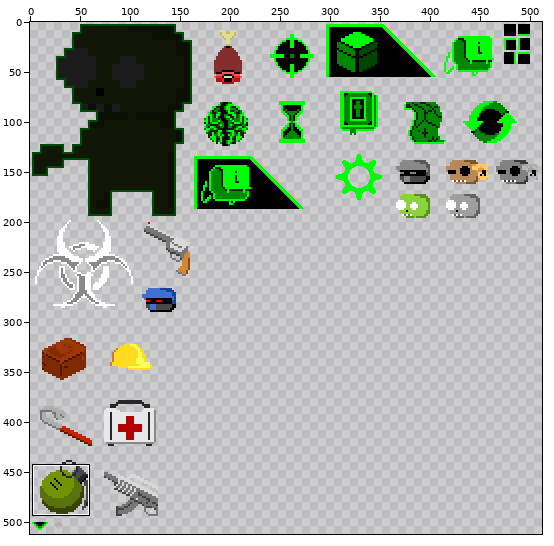
Edited in one commit: sprite sheet (content/interface_01.png). The picture above shows the old version from afar; the outline marks the close-up.
Close-up. Before the commit:
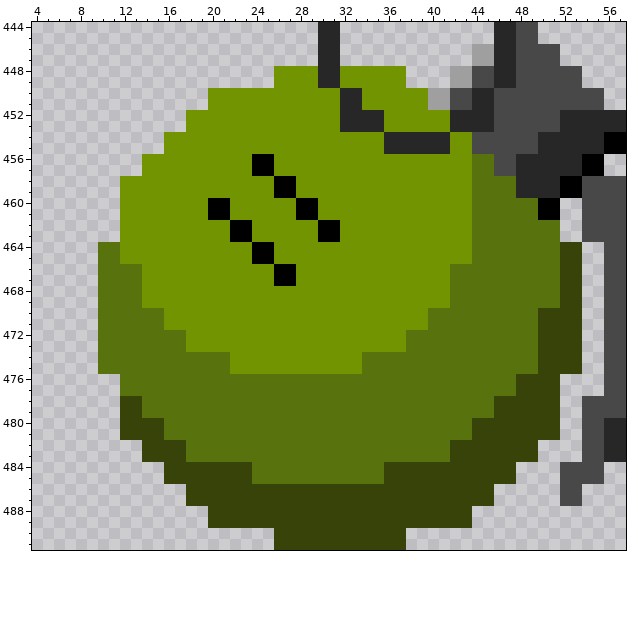
The file is 512x512 pixels. Colours within 5 levels of each other are drawn and written as one. Shown: x 4..57, y 444..491.
Once edited:
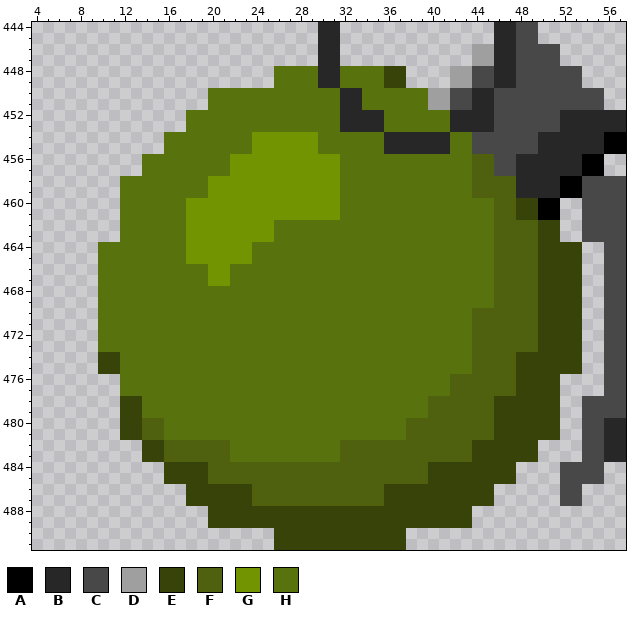
Palette (. is transparent): A #000000  B #272727  C #484848  D #9f9f9f  E #374308  F #4f600e  G #719400  H #58730d
From old to new:
y 448..449: x 26..29 GGGG -> HHHH; x 32..37 GGGGGG -> HHHHEE
y 450..451: x 20..31 GGGGGGGGGGGG -> HHHHHHHHHHHH; x 34..39 GGGGGG -> HHHHHH
y 452..453: x 18..31 GGGGGGGGGGGGGG -> HHHHHHHHHHHHHH; x 36..41 GGGGGG -> HHHHHH
y 454..455: x 16..23 GGGGGGGG -> HHHHHHHH; x 30..35 GGGGGG -> HHHHHH; x 42..43 GG -> HH
y 456..457: x 14..21 GGGGGGGG -> HHHHHHHH; x 24..25 AA -> GG; x 32..45 GGGGGGGGGGGGHH -> HHHHHHHHHHHHFF
y 458..459: x 12..19 GGGGGGGG -> HHHHHHHH; x 26..27 AA -> GG; x 32..47 GGGGGGGGGGGGHHHH -> HHHHHHHHHHHHFFFF
y 460..461: x 12..17 GGGGGG -> HHHHHH; x 20..21 AA -> GG; x 28..29 AA -> GG; x 32..43 GGGGGGGGGGGG -> HHHHHHHHHHHH; x 46..49 HHHH -> FFEE
y 462..463: x 12..17 GGGGGG -> HHHHHH; x 22..23 AA -> GG; x 26..43 GGGGAAGGGGGGGGGGGG -> HHHHHHHHHHHHHHHHHH; x 46..51 HHHHHH -> FFFFEE
y 464..465: x 12..17 GGGGGG -> HHHHHH; x 24..43 AAGGGGGGGGGGGGGGGGGG -> HHHHHHHHHHHHHHHHHHHH; x 46..51 HHHHHH -> FFFFEE
y 466..467: x 14..19 GGGGGG -> HHHHHH; x 22..41 GGGGAAGGGGGGGGGGGGGG -> HHHHHHHHHHHHHHHHHHHH; x 46..51 HHHHHH -> FFFFEE
y 468..469: x 14..41 GGGGGGGGGGGGGGGGGGGGGGGGGGGG -> HHHHHHHHHHHHHHHHHHHHHHHHHHHH; x 46..51 HHHHHH -> FFFFEE
y 470..471: x 16..39 GGGGGGGGGGGGGGGGGGGGGGGG -> HHHHHHHHHHHHHHHHHHHHHHHH; x 44..49 HHHHHH -> FFFFFF
y 472..473: x 18..37 GGGGGGGGGGGGGGGGGGGG -> HHHHHHHHHHHHHHHHHHHH; x 44..49 HHHHHH -> FFFFFF
y 474..475: x 10..11 HH -> EE; x 22..33 GGGGGGGGGGGG -> HHHHHHHHHHHH; x 44..49 HHHHHH -> FFFFEE
y 476..477: x 42..47 HHHHHH -> FFFFFF
y 478..479: x 40..45 HHHHHH -> FFFFFF
y 480..481: x 14..15 EE -> FF; x 38..45 HHHHHHEE -> FFFFFFFF
y 482..483: x 16..21 EEHHHH -> FFFFFF; x 32..43 HHHHHHHHHHEE -> FFFFFFFFFFFF
y 484..485: x 20..39 EEEEHHHHHHHHHHHHEEEE -> FFFFFFFFFFFFFFFFFFFF
y 486..487: x 24..35 EEEEEEEEEEEE -> FFFFFFFFFFFF
